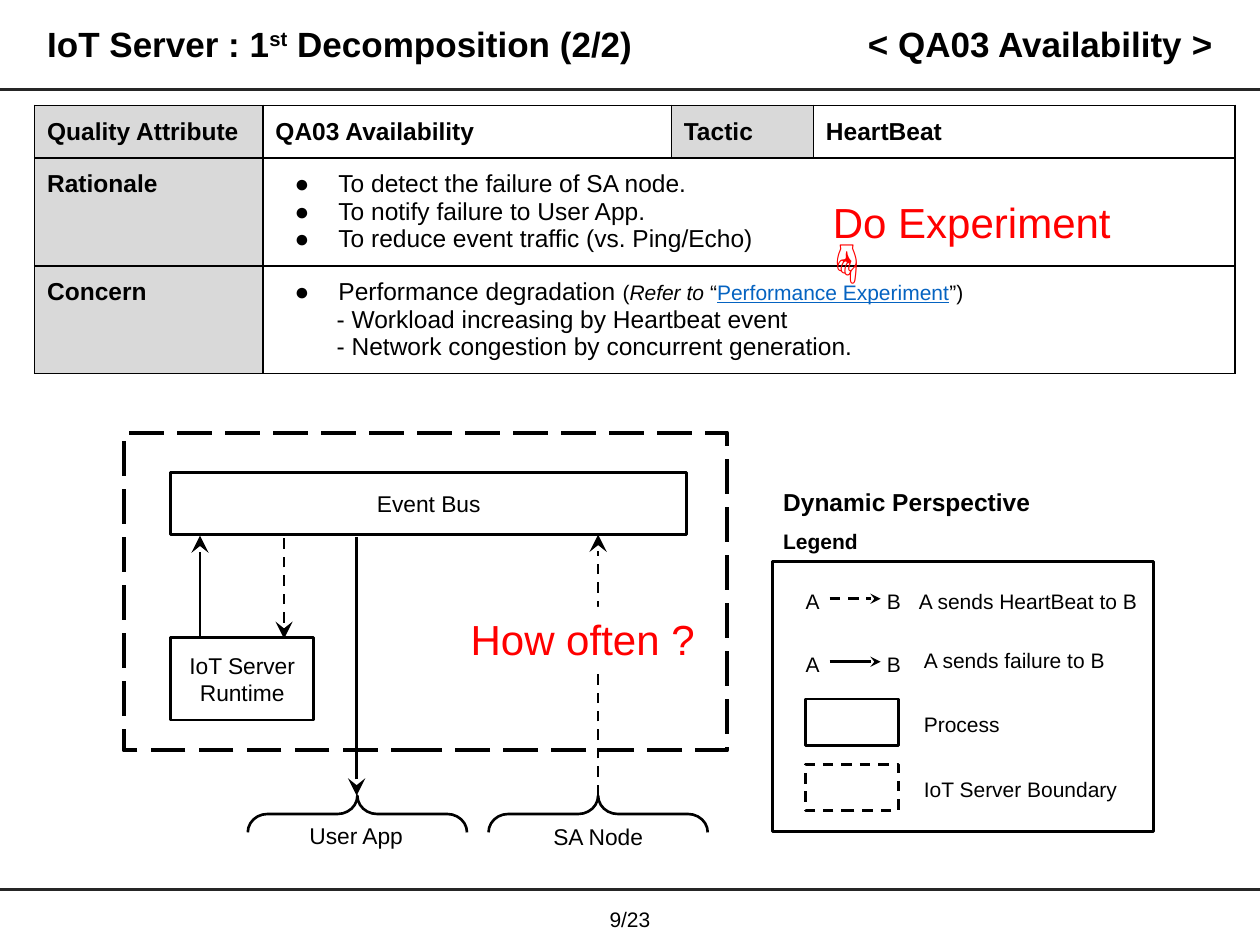
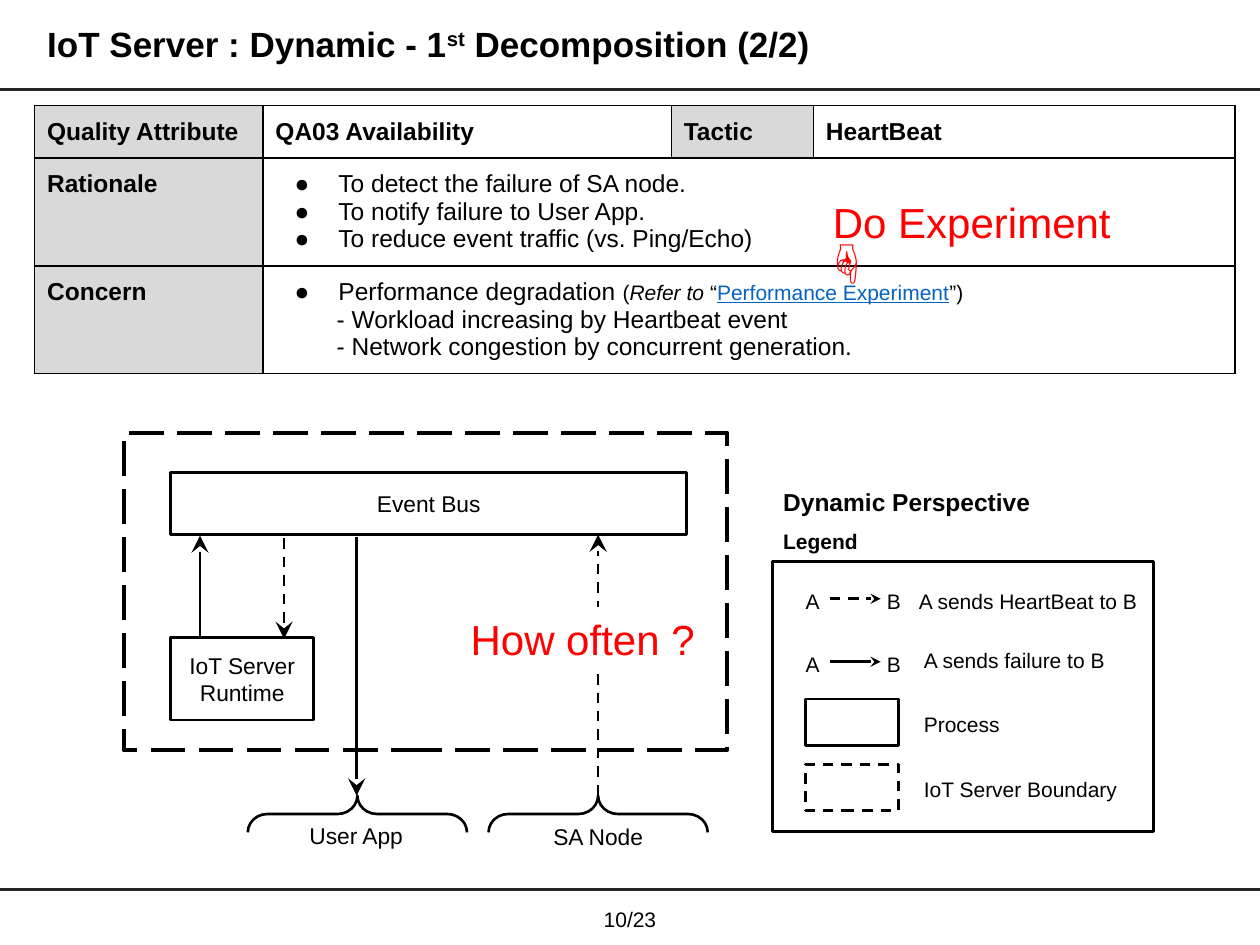
Before and after one commit to junggil/2015_CMU_StudioProject, a slide deck: slide 11 of DOCS/2015-06-24/Team1 Final presentation v0.99.pptx (slide 10 before the commit). Drawn at 1260x945 pixels with LibreOffice and Linux fonts; fonts in the diff are those of the drawing. Boxes give left, top, right and bottom in pixels: in the first picture for what was removed or moved away, otherwise in the second. Text is boxed around its words. In the diff, an @@ line names an element or a change of style, - is before the commit and + after.

```diff
--- a/DOCS/2015-06-24/Team1 Final presentation v0.99.pptx
+++ b/DOCS/2015-06-24/Team1 Final presentation v0.99.pptx
@@ title at <box>47,31,809,63</box>: text changed @@
-IoT Server : 1st Decomposition (2/2)
+IoT Server : Dynamic - 1st Decomposition (2/2)
@@ title removed at <box>898,31,1182,63</box> @@
-< QA03 Availability >
@@ page number at <box>604,911,656,928</box>: text changed @@
-9/23
+10/23
```
Also in this commit, not shown: 21 other slides changed, 3 slides added.
